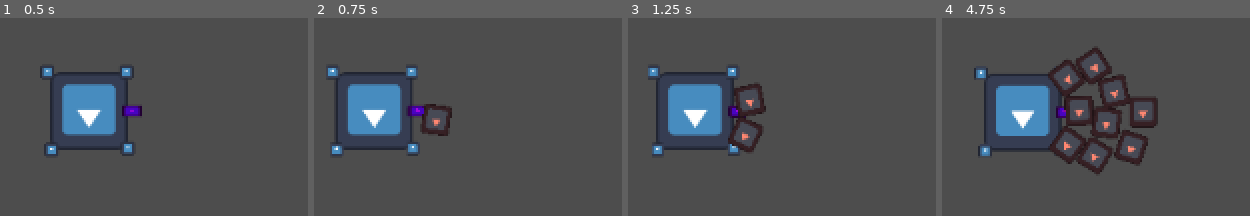
Above: before the commit, frames 1-4 (left to right).
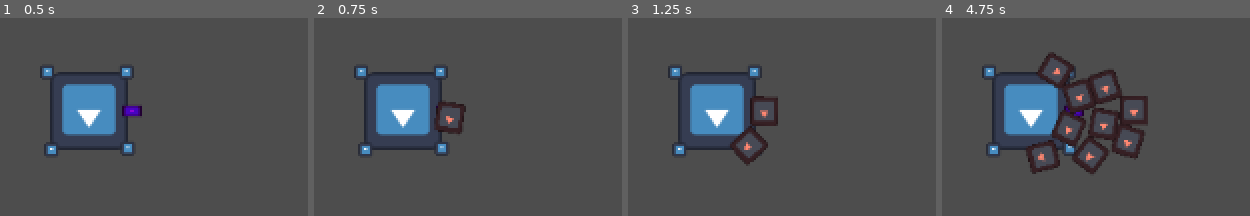
Above: after the commit, the same moments.

Repository: Quackstir/LVGameJam
Game: Godot game, scene res://Player.tscn
The game is run twice, just before and just after one commit, with the same random seed, the same clock (stepped at 60 frames per second) and the same inputs. The engine's default icon, where the game draws it, is replaced by a stand-in: a white triangle on a blue panel in a dark square.
Inputs:
- Up to frame 1 (0.5 s): no input
- Up to frame 2 (0.75 s): tap Enter at 0.5 s
- Up to frame 3 (1.25 s): no input
- Up to frame 4 (4.75 s): no input

Frame 1 is identical in both runs. In frame 2, 9.1% of the frame differs, in the area x 4-50%, y 24-70%; in frame 3, 8.9%; in frame 4, 14%, in the area x 10-71%, y 15-79%.

Commit message:
started on damage and health

Diff:
--- /dev/null
+++ b/HealthComponent.gd
@@ -0,0 +1,25 @@
+class_name HealthComponent
+extends Node2D
+
+
+@export var Max_Health: int = 1
+@onready var Curr_Health: int = Max_Health: set = _set_health, get = _get_health
+
+signal Health_Change
+signal onDeath
+
+func _take_damage(damage):
+	_set_health(Curr_Health - damage)
+
+func _set_health(new_value : float):
+	Curr_Health = new_value
+	emit_signal("Health_Change", new_value)
+	if Curr_Health <= 0:
+		Death()
+
+func _get_health():
+	return Curr_Health
+
+func Death():
+	emit_signal("onDeath")
+	queue_free()
--- a/Player.gd
+++ b/Player.gd
@@ -16,6 +16,7 @@
 var currentrecoil = 10.0
 
 @export var EnemyInstance: PackedScene
+@onready var health_component = $HealthComponent
 
 # Get the gravity from the project settings to be synced with RigidBody nodes.
 var gravity = ProjectSettings.get_setting("physics/2d/default_gravity")
@@ -47,8 +48,6 @@
 	velocity = lerp(velocity, -playerMovement * currentrecoil * SPEED, delta * Acceleration)
 	move_and_slide()
 
-
-
 func MovementInput():
 	var HorizontalMovement = Input.get_axis("Movement_Left", "Movement_Right")
 	var VerticalMovement = Input.get_axis("Movement_Up", "Movement_Down")
@@ -68,3 +67,8 @@
 	enemy_instance.global_position = Vector2(10,10)
 	enemy_instance._set_Player(self)
 	get_tree().get_root().add_child(enemy_instance)
+
+
+
+func _on_hit_box_area_entered(area):
+	pass # Replace with function body.
--- a/Player.tscn
+++ b/Player.tscn
@@ -1,14 +1,20 @@
-[gd_scene load_steps=6 format=3 uid="uid://chbjox8nn5cvg"]
+[gd_scene load_steps=8 format=3 uid="uid://chbjox8nn5cvg"]
 
 [ext_resource type="Texture2D" uid="uid://i8dnnuog66dj" path="res://icon.svg" id="1_ism4c"]
 [ext_resource type="Script" path="res://Player.gd" id="1_yrlnl"]
 [ext_resource type="PackedScene" uid="uid://itihdsxsasau" path="res://enemy.tscn" id="2_18ndf"]
 [ext_resource type="PackedScene" uid="uid://6e2h6exk7447" path="res://weapon.tscn" id="3_pcl6h"]
+[ext_resource type="Script" path="res://HealthComponent.gd" id="5_5x5pc"]
 
 [sub_resource type="CircleShape2D" id="CircleShape2D_ra885"]
+radius = 8.00694
+
+[sub_resource type="CircleShape2D" id="CircleShape2D_8f83d"]
+radius = 8.67307
 
 [node name="Player" type="CharacterBody2D"]
 scale = Vector2(3, 3)
+collision_mask = 2
 script = ExtResource("1_yrlnl")
 EnemyInstance = ExtResource("2_18ndf")
 
@@ -48,3 +54,15 @@
 position = Vector2(-10, -9.33333)
 scale = Vector2(0.0242001, 0.0242001)
 texture = ExtResource("1_ism4c")
+
+[node name="HitBox" type="Area2D" parent="."]
+collision_layer = 0
+collision_mask = 2
+
+[node name="CollisionShape2D" type="CollisionShape2D" parent="HitBox"]
+shape = SubResource("CircleShape2D_8f83d")
+
+[node name="HealthComponent" type="Node2D" parent="."]
+script = ExtResource("5_5x5pc")
+
+[connection signal="area_entered" from="HitBox" to="." method="_on_hit_box_area_entered"]
--- a/project.godot
+++ b/project.godot
@@ -37,3 +37,9 @@
 "events": [Object(InputEventJoypadMotion,"resource_local_to_scene":false,"resource_name":"","device":-1,"axis":0,"axis_value":1.0,"script":null)
 ]
 }
+
+[layer_names]
+
+2d_physics/layer_1="Player"
+2d_physics/layer_2="Enemy"
+2d_physics/layer_3="PlayerBullets"
